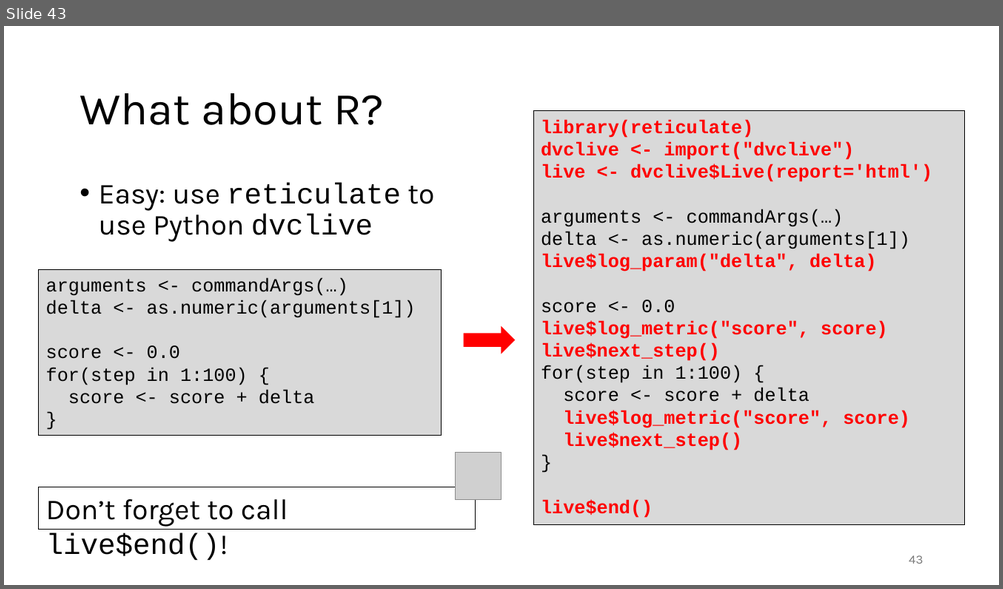
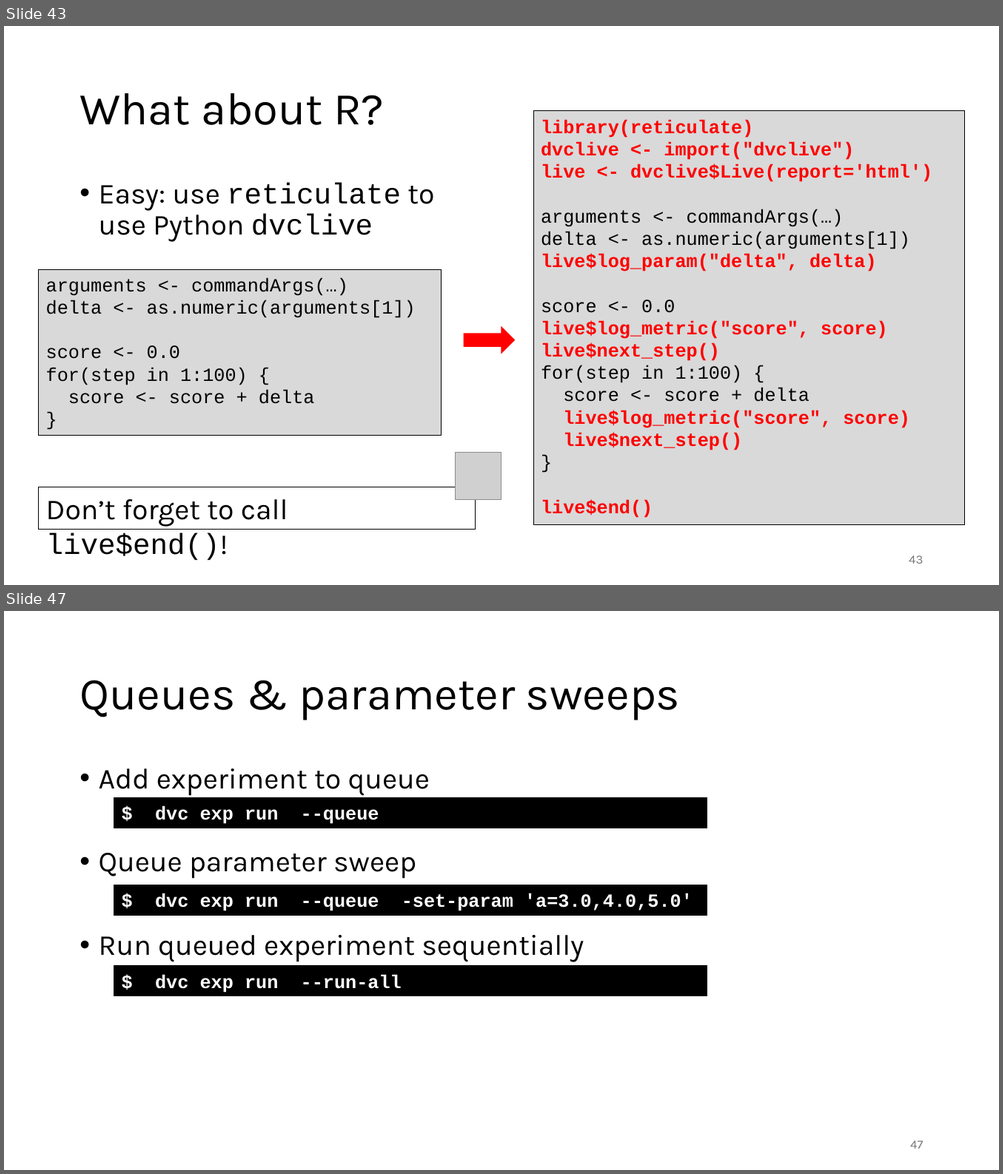
Before and after one commit to gjbex/MLOps-on-HPC, a slide deck: mlops_on_hpc.pptx. Shown one above the other, each under a label of ours: slide 43 before the commit, slides 43 and 47 after it; the slides between them are not shown. The pictures are 1003x589 and 1003x1174 pixels, drawn with LibreOffice and Linux fonts; fonts in the diff are those of the drawing; grey boxes stand for pictures. Boxes give left, top, right and bottom in pixels: in the first picture for what was removed or moved away, otherwise in the second. Text is boxed around its words. In the diff, an @@ line names an element or a change of style, - is before the commit and + after.

Commit message:
Add section on experiment pipelines & queue

```diff
--- a/mlops_on_hpc.pptx
+++ b/mlops_on_hpc.pptx
@@ slide 47 added at [4,611,999,1170], background #FFFFFF @@
@@ title added at [79,680,680,721], 44 pt, text #000000 @@
+Queues & parameter sweeps
@@ text added at [99,769,583,963], 28 pt, text #000000 @@
+• Add experiment to queue
+• Queue parameter sweep
+• Run queued experiment sequentially
@@ rectangle added at [114,798,707,828], fill #000000, outline #000000 0.75 pt, 18 pt, text #FFFFFF, bold @@
+$ dvc exp run --queue
@@ rectangle added at [114,886,707,915], fill #000000, outline #000000 0.75 pt, 18 pt, text #FFFFFF, bold @@
+$ dvc exp run --queue -set-param 'a=3.0,4.0,5.0'
@@ rectangle added at [114,966,707,996], fill #000000, outline #000000 0.75 pt, 18 pt, text #FFFFFF, bold @@
+$ dvc exp run --run-all
@@ page number added at [910,1141,922,1149], 12 pt, text #797979 @@
+47
```
Also in this commit, not shown: 5 other slides added.
